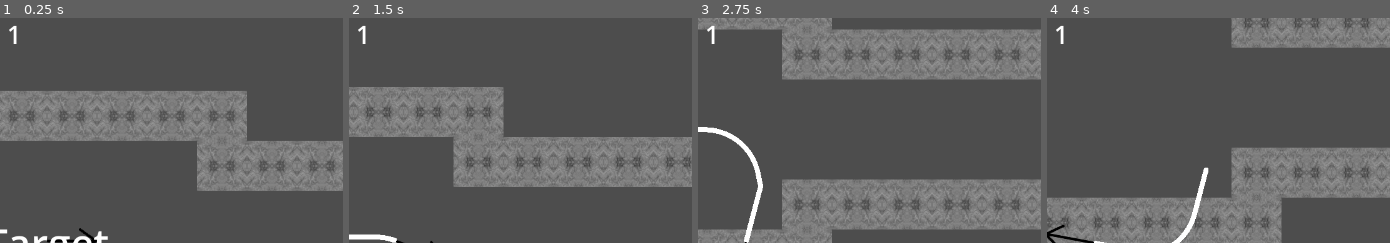
Above: before the commit, frames 1-4 (left to right).
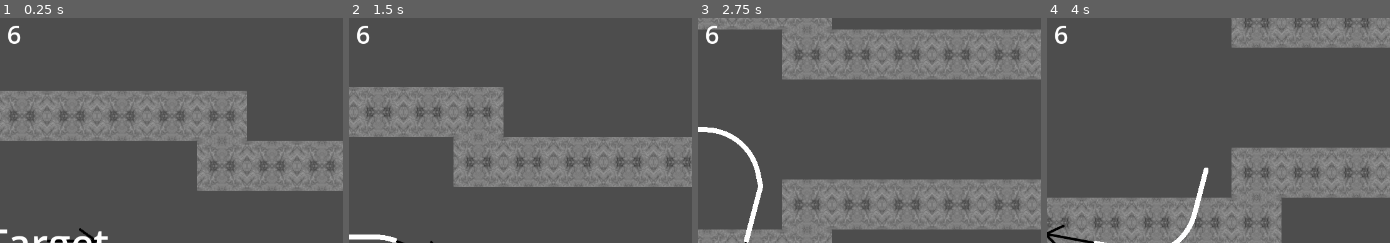
Above: after the commit, the same moments.

Repository: zazak03/jamimag
Game: Godot game, scene res://levels/level_six.tscn
The game is run twice, just before and just after one commit, with the same random seed, the same clock (stepped at 60 frames per second) and the same inputs. This scene is started directly instead of the project's main scene. The engine's default icon, where the game draws it, is replaced by a stand-in: a white triangle on a blue panel in a dark square.
Inputs:
- Up to frame 1 (0.25 s): no input
- Up to frame 2 (1.5 s): click "Start" at 0.5 s; hold Right (turn_clockwise) from 1.28 s (still down)
- Up to frame 3 (2.75 s): release Right (turn_clockwise) at 2.03 s; tap Left (turn_counterclockwise) at 2.1 s
- Up to frame 4 (4 s): hold Right (turn_clockwise) 2.78-3.53 s; tap Left (turn_counterclockwise) at 3.6 s
The pictures show only the part of the screen within x 35-85%, y 0-50%; the shares and areas given below are measured in that part.

The runs differ from the first frame. In frame 1, 0.2% of the frame differs, in the area x 2-7%, y 3-12%; in frame 2, 0.2%; in frame 3, 0.2%; in frame 4, 0.2%.

Commit message:
remise a 0 modif

Diff:
--- a/levels/credits.tscn
+++ b/levels/credits.tscn
@@ -20,20 +20,19 @@
 Assets par Yoel Villain
 Un jeu réalisé sur Godot"
 
-[node name="WorstButton" type="Button" parent="."]
-offset_left = 471.0
-offset_top = 30.0
-offset_right = 615.0
-offset_bottom = 61.0
-text = "Notre pire niveau"
+[node name="worst" type="Button" parent="."]
+offset_left = 719.0
+offset_top = 21.0
+offset_right = 814.0
+offset_bottom = 52.0
+text = "Worst level"
 
-[node name="Survivalbutton" type="Button" parent="."]
-offset_left = 471.0
-offset_top = 83.0
-offset_right = 615.0
-offset_bottom = 114.0
-text = "Mode survie
-"
+[node name="survival" type="Button" parent="."]
+offset_left = 717.0
+offset_top = 65.0
+offset_right = 835.0
+offset_bottom = 96.0
+text = "Survival mode"
 
-[connection signal="pressed" from="WorstButton" to="." method="_on_worst_button_pressed"]
-[connection signal="pressed" from="Survivalbutton" to="." method="_on_survivalbutton_pressed"]
+[connection signal="pressed" from="worst" to="." method="_on_worst_pressed"]
+[connection signal="pressed" from="survival" to="." method="_on_survival_pressed"]
--- a/levels/level_six.tscn
+++ b/levels/level_six.tscn
@@ -89,7 +89,7 @@
 
 [node name="CanvasLayer" parent="." instance=ExtResource("4_e8j7w")]
 next = ExtResource("6_583y5")
-level = 1
+level = 6
 
 [node name="easy" type="Label" parent="."]
 offset_left = 1262.0
--- a/levels/level_two.tscn
+++ b/levels/level_two.tscn
@@ -37,7 +37,6 @@
 [node name="ennemy_follow" parent="Path2D" node_paths=PackedStringArray("target") instance=ExtResource("6_bglr8")]
 position = Vector2(1353, 149)
 target = NodePath("../../Fleche_complet/fleche")
-vitesse_de_tire = 5.0
 
 [connection signal="updatehud" from="." to="CanvasLayer" method="_on_template_scene_updatehud"]
 [connection signal="fleche_hit" from="Fleche_complet" to="." method="_on_fleche_complet_fleche_hit"]
--- a/levels/survival_mode.tscn
+++ b/levels/survival_mode.tscn
@@ -25,7 +25,7 @@
 wait_time = 0.1
 
 [node name="CanvasLayer" parent="." instance=ExtResource("4_3iipn")]
-level = 1
+level = 999
 
 [node name="mur" parent="." instance=ExtResource("4_2jbam")]
 layer_0/tile_data = PackedInt32Array(-393220, 65536, 1, -327684, 65536, 1, -262148, 65536, 1, -196612, 65536, 1, -13107 …(2039 unchanged characters)…
--- a/scenes/test_ennemi.tscn
+++ b/scenes/test_ennemi.tscn
@@ -20,7 +20,6 @@
 
 [node name="ennemy_follow" parent="Path2D" node_paths=PackedStringArray("target") instance=ExtResource("2_jss2h")]
 position = Vector2(553, 387)
-rotates = false
 target = NodePath("../../Fleche_complet")
 vitesse_de_tire = 1.0
 
--- a/scripts/loadfromcredits.gd
+++ b/scripts/loadfromcredits.gd
@@ -4,11 +4,9 @@
 @export var worstlevel:PackedScene
 @export var modesurvie:PackedScene
 
-
-func _on_worst_button_pressed():
+func _on_worst_pressed():
 	get_tree().change_scene_to_packed(worstlevel)
 
 
-
-func _on_survivalbutton_pressed():
+func _on_survival_pressed():
 	get_tree().change_scene_to_packed(modesurvie)
